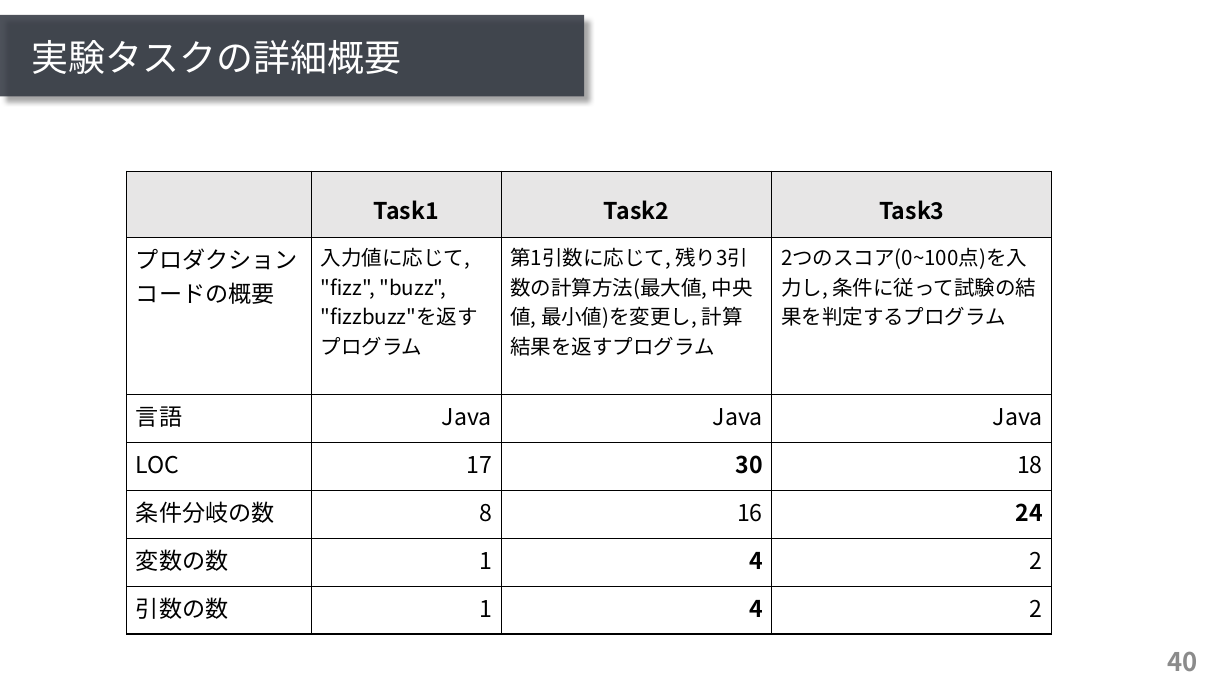
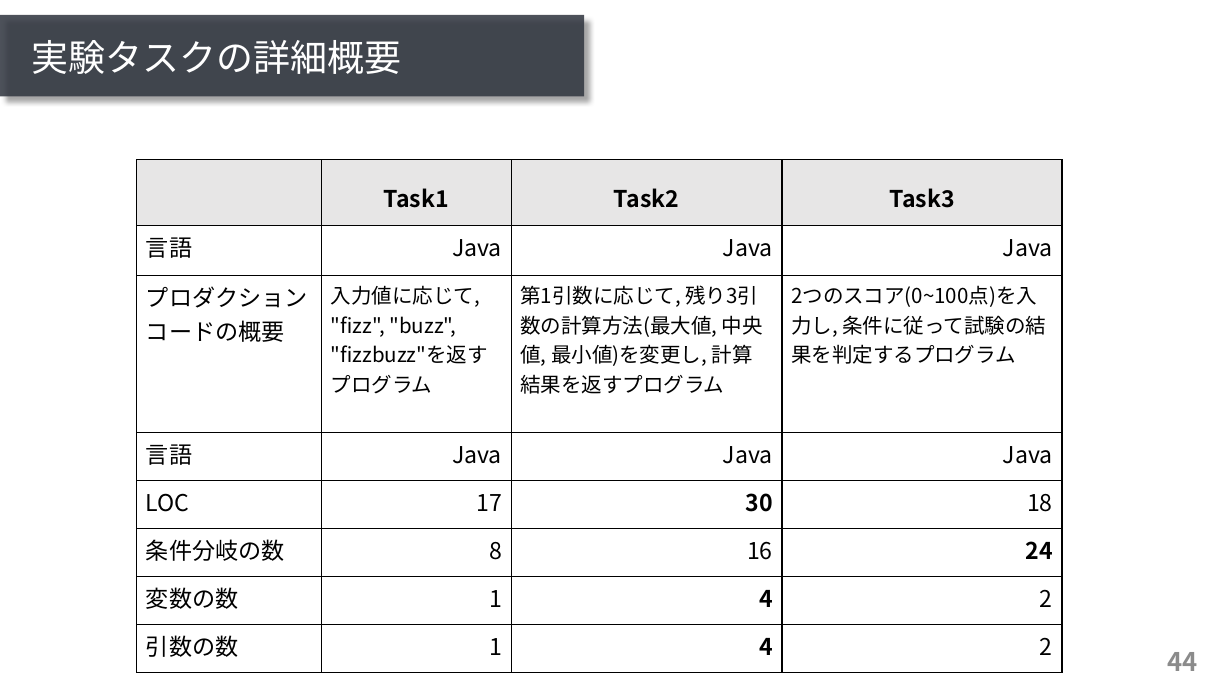
Before and after one commit to ryosuke-ku/mthesis2020-pre, a slide deck: slide 44 of presentation_kurachi.pptx (slide 40 before the commit). Drawn at 1232x693 pixels with LibreOffice and Linux fonts; fonts in the diff are those of the drawing. Boxes give left, top, right and bottom in pixels: in the first picture for what was removed or moved away, otherwise in the second. Text is boxed around its words. In the diff, an @@ line names an element or a change of style, - is before the commit and + after.

Commit message:
add

```diff
--- a/presentation_kurachi.pptx
+++ b/presentation_kurachi.pptx
@@ table at (137, 160, 1062, 661) @@
+row 2: 言語 | Java | Java | Java
@@ table: place and size @@
-table at (127, 171, 1052, 623)
+table at (137, 160, 1062, 661)
@@ page number at (1168, 652, 1198, 671): text changed @@
-40
+44
```
Also in this commit, not shown: 1 other slide changed, 4 slides added.
